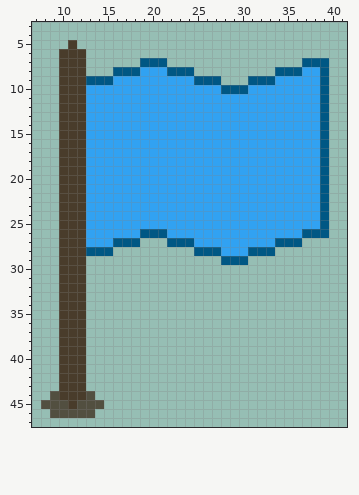
One commit to this pixel-art file: assets/gui/icons/flag.ase. Above is the file before it was changed.
48x48 pixels, 1 frame. Shown: x 7..41, y 3..47.
And afterwards:
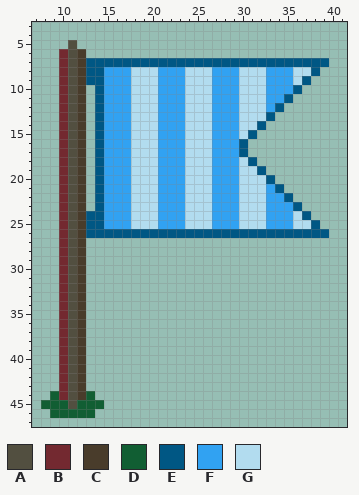
Palette (. is transparent): A #524f40  B #732930  C #493c2b  D #115e33  E #005784  F #31a2f2  G #b2dcef
Changes in this commit:
@@ x 7..41 @@
  4 ...................................
- 5 ....C..............................
- 6 ...CCC.............................
- 7 ...CCC......EEE...............EEE..
- 8 ...CCC...EEEFFFEEE.........EEEFFE..
- 9 ...CCCEEEFFFFFFFFFEEE...EEEFFFFFE..
-10 ...CCCFFFFFFFFFFFFFFFEEEFFFFFFFFE..
-11 ...CCCFFFFFFFFFFFFFFFFFFFFFFFFFFE..
-12 ...CCCFFFFFFFFFFFFFFFFFFFFFFFFFFE..
-13 ...CCCFFFFFFFFFFFFFFFFFFFFFFFFFFE..
-14 ...CCCFFFFFFFFFFFFFFFFFFFFFFFFFFE..
-15 ...CCCFFFFFFFFFFFFFFFFFFFFFFFFFFE..
-16 ...CCCFFFFFFFFFFFFFFFFFFFFFFFFFFE..
-17 ...CCCFFFFFFFFFFFFFFFFFFFFFFFFFFE..
-18 ...CCCFFFFFFFFFFFFFFFFFFFFFFFFFFE..
-19 ...CCCFFFFFFFFFFFFFFFFFFFFFFFFFFE..
-20 ...CCCFFFFFFFFFFFFFFFFFFFFFFFFFFE..
-21 ...CCCFFFFFFFFFFFFFFFFFFFFFFFFFFE..
-22 ...CCCFFFFFFFFFFFFFFFFFFFFFFFFFFE..
-23 ...CCCFFFFFFFFFFFFFFFFFFFFFFFFFFE..
-24 ...CCCFFFFFFFFFFFFFFFFFFFFFFFFFFE..
-25 ...CCCFFFFFFFFFFFFFFFFFFFFFFFFFFE..
-26 ...CCCFFFFFFEEEFFFFFFFFFFFFFFFEEE..
-27 ...CCCFFFEEE...EEEFFFFFFFFFEEE.....
-28 ...CCCEEE.........EEEFFFEEE........
-29 ...CCC...............EEE...........
-30 ...CCC.............................
-31 ...CCC.............................
-32 ...CCC.............................
-33 ...CCC.............................
-34 ...CCC.............................
-35 ...CCC.............................
-36 ...CCC.............................
-37 ...CCC.............................
-38 ...CCC.............................
-39 ...CCC.............................
-40 ...CCC.............................
-41 ...CCC.............................
-42 ...CCC.............................
-43 ...CCC.............................
-44 ..ACCCA............................
-45 .AAACAAA...........................
-46 ..AAAAA............................
+ 5 ....A..............................
+ 6 ...BAC.............................
+ 7 ...BACEEEEEEEEEEEEEEEEEEEEEEEEEEE..
+ 8 ...BACEEFFFGGGFFFGGGFFFGGGFFFGGE...
+ 9 ...BACEEFFFGGGFFFGGGFFFGGGFFFGE....
+10 ...BAC.EFFFGGGFFFGGGFFFGGGFFFE.....
+11 ...BAC.EFFFGGGFFFGGGFFFGGGFFE......
+12 ...BAC.EFFFGGGFFFGGGFFFGGGFE.......
+13 ...BAC.EFFFGGGFFFGGGFFFGGGE........
+14 ...BAC.EFFFGGGFFFGGGFFFGGE.........
+15 ...BAC.EFFFGGGFFFGGGFFFGE..........
+16 ...BAC.EFFFGGGFFFGGGFFFE...........
+17 ...BAC.EFFFGGGFFFGGGFFFE...........
+18 ...BAC.EFFFGGGFFFGGGFFFGE..........
+19 ...BAC.EFFFGGGFFFGGGFFFGGE.........
+20 ...BAC.EFFFGGGFFFGGGFFFGGGE........
+21 ...BAC.EFFFGGGFFFGGGFFFGGGFE.......
+22 ...BAC.EFFFGGGFFFGGGFFFGGGFFE......
+23 ...BAC.EFFFGGGFFFGGGFFFGGGFFFE.....
+24 ...BACEEFFFGGGFFFGGGFFFGGGFFFGE....
+25 ...BACEEFFFGGGFFFGGGFFFGGGFFFGGE...
+26 ...BACEEEEEEEEEEEEEEEEEEEEEEEEEEE..
+27 ...BAC.............................
+28 ...BAC.............................
+29 ...BAC.............................
+30 ...BAC.............................
+31 ...BAC.............................
+32 ...BAC.............................
+33 ...BAC.............................
+34 ...BAC.............................
+35 ...BAC.............................
+36 ...BAC.............................
+37 ...BAC.............................
+38 ...BAC.............................
+39 ...BAC.............................
+40 ...BAC.............................
+41 ...BAC.............................
+42 ...BAC.............................
+43 ...BAC.............................
+44 ..DBACD............................
+45 .DDDADDD...........................
+46 ..DDDDD............................
 47 ...................................
Pixel boxes of the changes (left, top, right, bottom) in both pictures:
changed: (41, 40, 329, 418)
